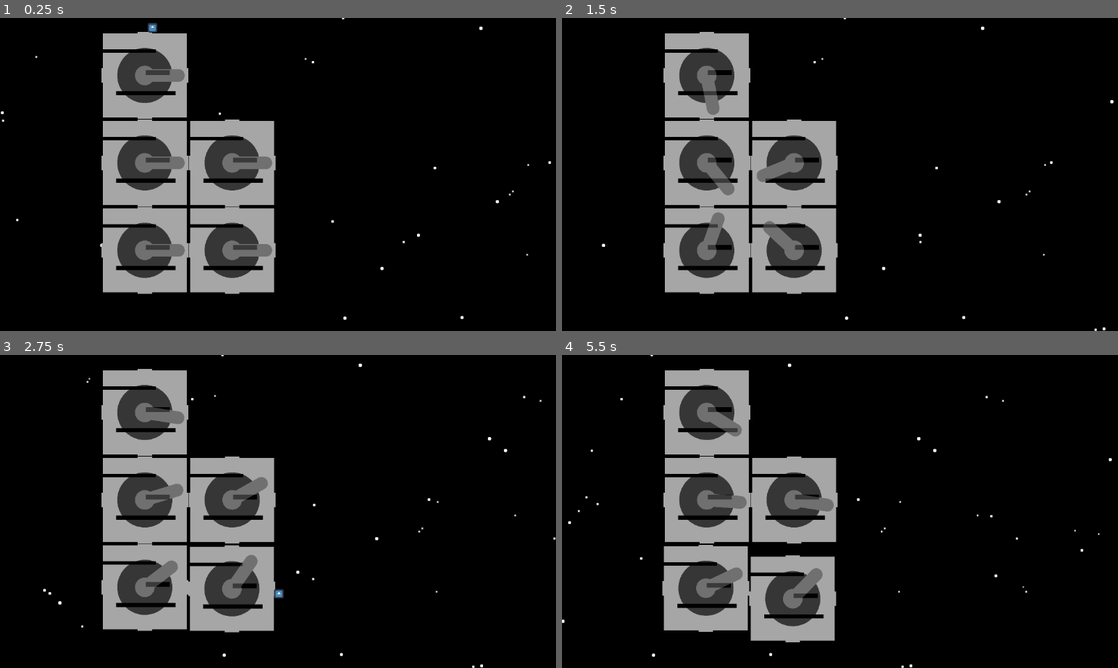
Above: before the commit, frames 1-4 (two rows, left to right).
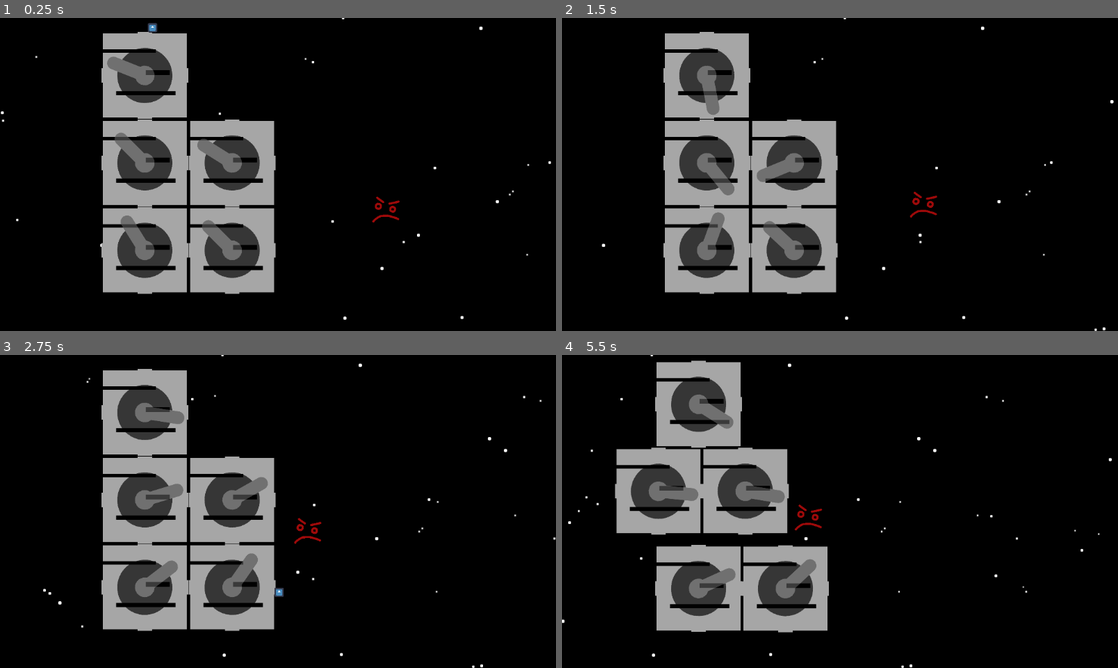
Above: after the commit, the same moments.

Repository: BreannaBre/GodotProject
Game: Godot game, scene res://scenes/main.tscn
Two runs of this game, one before a commit and one after it. Both use one fixed random seed, a clock stepped at 60 frames per second and the inputs below. The engine's default icon, where the game draws it, is replaced by a stand-in: a white triangle on a blue panel in a dark square.
Inputs (mouse positions are in pixels of both pictures, inside the frame that each line leads up to):
- Up to frame 1 (0.25 s): no input
- Up to frame 2 (1.5 s): move the mouse to (962, 158) at 0.52 s; hold D (Player1Right) from 0.53 s (still down); click (962, 158) at 0.67 s; tap Space (Player1Jump) at 0.77 s; move the mouse to (728, 190) at 1.27 s; click (728, 190) at 1.42 s
- Up to frame 3 (2.75 s): tap Space (Player1Jump) at 1.52 s; move the mouse to (333, 442) at 2.02 s; release D (Player1Right) at 2.03 s; hold A (Player1Left) from 2.03 s (still down); click (333, 442) at 2.17 s
- Up to frame 4 (5.5 s): move the mouse to (812, 574) at 2.77 s; release A (Player1Left) at 2.78 s; hold D (Player1Right) 2.78-4.28 s; click (812, 574) at 2.92 s; tap Space (Player1Jump) at 3.02, 3.77, 4.52 s; move the mouse to (1006, 558) at 3.52 s; click (1006, 558) at 3.67 s; move the mouse to (673, 464) at 4.27 s; hold A (Player1Left) 4.28-5.03 s; click (673, 464) at 4.42 s; move the mouse to (867, 511) at 5.02 s; hold D (Player1Right) from 5.03 s (still down); click (867, 511) at 5.17 s

The runs differ from the first frame. In frame 1, 2.3% of the frame differs, in the area x 19-72%, y 9-84%; in frame 2, 0.1%; in frame 3, 0.9%; in frame 4, 16%, in the area x 9-50%, y 1-92%.

Commit message:
added enemy, reworked classes and collisions

Diff:
--- a/project.godot
+++ b/project.godot
@@ -14,6 +14,14 @@
 run/main_scene="res://scenes/main.tscn"
 config/features=PackedStringArray("4.3", "Forward Plus")
 config/icon="res://assets/icon.svg"
+
+[debug]
+
+gdscript/warnings/untyped_declaration=1
+gdscript/warnings/unsafe_property_access=1
+gdscript/warnings/unsafe_method_access=1
+gdscript/warnings/unsafe_cast=1
+gdscript/warnings/unsafe_call_argument=1
 
 [display]
 
@@ -38,6 +46,14 @@
 ]
 }
 
+[layer_names]
+
+2d_physics/layer_2="player"
+2d_physics/layer_3="enemy"
+2d_physics/layer_4="room"
+2d_physics/layer_5="player bullet"
+2d_physics/layer_6="enemy bullet"
+
 [rendering]
 
 renderer/rendering_method="gl_compatibility"
--- /dev/null
+++ b/scenes/angry_face.tscn
@@ -0,0 +1,26 @@
+[gd_scene load_steps=4 format=3 uid="uid://ceklprmmr1v5j"]
+
+[ext_resource type="Script" path="res://src/angry_face.gd" id="1_gniqi"]
+[ext_resource type="Texture2D" uid="uid://btkcvrhgiuvsf" path="res://assets/angry_face.png" id="2_tbhhq"]
+
+[sub_resource type="CircleShape2D" id="CircleShape2D_tc5fp"]
+radius = 40.0
+
+[node name="AngryFace" type="Node2D"]
+z_index = 3
+z_as_relative = false
+script = ExtResource("1_gniqi")
+
+[node name="Body" type="RigidBody2D" parent="."]
+unique_name_in_owner = true
+collision_layer = 4
+collision_mask = 12
+gravity_scale = 0.0
+lock_rotation = true
+
+[node name="Sprite" type="Sprite2D" parent="Body"]
+scale = Vector2(0.4, 0.4)
+texture = ExtResource("2_tbhhq")
+
+[node name="Shape" type="CollisionShape2D" parent="Body"]
+shape = SubResource("CircleShape2D_tc5fp")
--- a/scenes/background.tscn
+++ b/scenes/background.tscn
@@ -5,6 +5,7 @@
 [ext_resource type="Texture2D" uid="uid://bh8k0gx1xne7o" path="res://assets/near_stars.svg" id="3_8laf4"]
 
 [node name="Node2DRenderSceneBuffersConfiguration" type="Node2D"]
+z_as_relative = false
 
 [node name="ParallaxBackground" type="ParallaxBackground" parent="."]
 
--- a/scenes/gun_room.tscn
+++ /dev/null
@@ -1,42 +0,0 @@
-[gd_scene load_steps=4 format=3 uid="uid://c7lenx8pu73ha"]
-
-[ext_resource type="Script" path="res://src/gun_room.gd" id="1_b3x7f"]
-[ext_resource type="Texture2D" uid="uid://do5a01jh2p73y" path="res://assets/gun_room_base.png" id="1_otucj"]
-[ext_resource type="Texture2D" uid="uid://b4gquuo3goj66" path="res://assets/gun_room_foreground.png" id="3_r8dnp"]
-
-[node name="Node2D" type="Node2D"]
-script = ExtResource("1_b3x7f")
-
-[node name="GunRoom" type="RigidBody2D" parent="."]
-z_index = 2
-gravity_scale = 0.0
-lock_rotation = true
-
-[node name="BottomLeftWall" type="CollisionPolygon2D" parent="GunRoom"]
-polygon = PackedVector2Array(-90, 15, -87, 15, -87, 87, -15, 87, -15, 90, -90, 90)
-
-[node name="BottomRightWall" type="CollisionPolygon2D" parent="GunRoom"]
-polygon = PackedVector2Array(15, 90, 15, 87, 87, 87, 87, 15, 90, 15, 90, 90)
-
-[node name="TopLeftWall" type="CollisionPolygon2D" parent="GunRoom"]
-polygon = PackedVector2Array(-90, -15, -87, -15, -87, -47, 23, -47, 23, -54, -87, -54, -87, -87, -15, -87, -15, -90, -90, -90)
-
-[node name="TopRightWall" type="CollisionPolygon2D" parent="GunRoom"]
-polygon = PackedVector2Array(15, -90, 15, -87, 87, -87, 87, -15, 90, -15, 90, -90)
-
-[node name="Platform1" type="CollisionPolygon2D" parent="GunRoom"]
-polygon = PackedVector2Array(2, -1, 51, -1, 51, -11, 2, -11)
-
-[node name="Platform2" type="CollisionPolygon2D" parent="GunRoom"]
-polygon = PackedVector2Array(-59, 33, -59, 40, 63, 40, 63, 33)
-
-[node name="GunRoomBase" type="Sprite2D" parent="GunRoom"]
-scale = Vector2(0.6, 0.6)
-texture = ExtResource("1_otucj")
-
-[node name="GunPicture" type="Sprite2D" parent="GunRoom"]
-unique_name_in_owner = true
-modulate = Color(1, 1, 1, 0.67451)
-z_index = 3
-scale = Vector2(0.6, 0.6)
-texture = ExtResource("3_r8dnp")
--- /dev/null
+++ b/scenes/gunnery.tscn
@@ -0,0 +1,47 @@
+[gd_scene load_steps=4 format=3 uid="uid://c7lenx8pu73ha"]
+
+[ext_resource type="Script" path="res://src/gunnery.gd" id="1_vrjmh"]
+[ext_resource type="Texture2D" uid="uid://do5a01jh2p73y" path="res://assets/gunnery_base.png" id="2_5mkbn"]
+[ext_resource type="Texture2D" uid="uid://b4gquuo3goj66" path="res://assets/gunnery_foreground.png" id="3_3h5ve"]
+
+[node name="Gunnery" type="Node2D"]
+script = ExtResource("1_vrjmh")
+
+[node name="Body" type="RigidBody2D" parent="."]
+unique_name_in_owner = true
+collision_layer = 8
+collision_mask = 12
+gravity_scale = 0.0
+lock_rotation = true
+
+[node name="BottomLeftWall" type="CollisionPolygon2D" parent="Body"]
+polygon = PackedVector2Array(-90, 15, -87, 15, -87, 87, -15, 87, -15, 90, -90, 90)
+
+[node name="BottomRightWall" type="CollisionPolygon2D" parent="Body"]
+polygon = PackedVector2Array(15, 90, 15, 87, 87, 87, 87, 15, 90, 15, 90, 90)
+
+[node name="TopLeftWall" type="CollisionPolygon2D" parent="Body"]
+polygon = PackedVector2Array(-90, -15, -87, -15, -87, -47, 23, -47, 23, -54, -87, -54, -87, -87, -15, -87, -15, -90, -90, -90)
+
+[node name="TopRightWall" type="CollisionPolygon2D" parent="Body"]
+polygon = PackedVector2Array(15, -90, 15, -87, 87, -87, 87, -15, 90, -15, 90, -90)
+
+[node name="Platform1" type="CollisionPolygon2D" parent="Body"]
+polygon = PackedVector2Array(2, -1, 51, -1, 51, -11, 2, -11)
+
+[node name="Platform2" type="CollisionPolygon2D" parent="Body"]
+polygon = PackedVector2Array(-59, 33, -59, 40, 63, 40, 63, 33)
+
+[node name="GunneryBase" type="Sprite2D" parent="Body"]
+z_index = 2
+z_as_relative = false
+scale = Vector2(0.6, 0.6)
+texture = ExtResource("2_5mkbn")
+
+[node name="GunPicture" type="Sprite2D" parent="Body"]
+unique_name_in_owner = true
+modulate = Color(1, 1, 1, 0.67451)
+z_index = 5
+z_as_relative = false
+scale = Vector2(0.6, 0.6)
+texture = ExtResource("3_3h5ve")
--- a/scenes/keyboard_player.tscn
+++ b/scenes/keyboard_player.tscn
@@ -9,6 +9,9 @@
 
 [node name="KeyboardPlayer" type="CharacterBody2D"]
 z_index = 4
+z_as_relative = false
+collision_layer = 2
+collision_mask = 8
 script = ExtResource("1_vrr3s")
 
 [node name="PlayerCollision" type="CollisionShape2D" parent="."]
--- a/scenes/main.tscn
+++ b/scenes/main.tscn
@@ -11,7 +11,3 @@
 position = Vector2(316, 15)
 
 [node name="Node2DRenderSceneBuffersConfiguration" parent="." instance=ExtResource("2_o17ss")]
-position = Vector2(703, 1634)
-
-[node name="RoomsNode" type="Node" parent="."]
-unique_name_in_owner = true
--- /dev/null
+++ b/src/angry_face.gd
@@ -0,0 +1,41 @@
+class_name AngryFace
+extends Enemy
+
+var body: RigidBody2D
+const ACCEL := 50
+const SPEED := 10000
+const TURN := 60
+
+# Called when the node enters the scene tree for the first time.
+func _ready() -> void:
+	var body_unsafe := get_node("%Body")
+	assert(body_unsafe is RigidBody2D, "Somebody's been mucking with the angry face nodes")
+	body = body_unsafe as RigidBody2D
+
+func _physics_process(_delta: float) -> void:
+	if sleep:
+		return
+
+	# I would comment what this code does, but honestly vector math confuses me.
+	# A lot of this was written through guess-and-check lol.
+	var speed := body.linear_velocity.length_squared()
+	var target_angle := body.linear_velocity.angle_to(target - body.position)
+	var heading := body.linear_velocity.normalized()
+	var force := Vector2(0,0)
+
+	if speed > SPEED+20:
+		force -= heading * ACCEL
+	elif speed < SPEED-20:
+		force += (target - body.position).normalized() * ACCEL
+
+	# Force applied at a quarter turn from the direction of movement doesn't
+	# change speed, only angle.
+	if target_angle < -0.2:
+		force += heading.rotated(-0.5 * PI) * TURN
+	elif target_angle > 0.2:
+		force += heading.rotated(0.5 * PI) * TURN
+
+	body.apply_central_force(force)
+
+func set_pos(new_pos: Vector2) -> void:
+	body.transform.origin = new_pos
--- /dev/null
+++ b/src/enemy.gd
@@ -0,0 +1,14 @@
+class_name Enemy
+extends Node2D
+
+var target := Vector2(0,0)
+var sleep := true
+
+func set_target(new_target: Vector2) -> void:
+	target = new_target
+
+func set_sleep(new_sleep: bool) -> void:
+	sleep = new_sleep
+
+func set_pos(_new_pos: Vector2) -> void:
+	pass
--- a/src/gun_room.gd
+++ /dev/null
@@ -1,19 +0,0 @@
-class_name GunRoom
-extends Node2D
-
-
-var gun_picture:Sprite2D
-const GUN_SCALE := Vector2(0.6, 0.6)
-
-
-func _ready() -> void:
-	gun_picture = get_node("%GunPicture")
-
-func _process(_delta: float) -> void:
-	pass
-
-func train(rotation: float) -> void:
-	gun_picture.transform = Transform2D(rotation, GUN_SCALE, 0, Vector2(0,0))
-
-func fire(rotation: float) -> void:
-	gun_picture.transform = Transform2D(rotation, GUN_SCALE, 0, Vector2(0,0))
--- /dev/null
+++ b/src/gunnery.gd
@@ -0,0 +1,23 @@
+class_name Gunnery
+extends Room
+
+var gun_picture: Sprite2D
+var body: RigidBody2D
+const GUN_SCALE := Vector2(0.6, 0.6)
+
+func _ready() -> void:
+	var gun_picture_unsafe := get_node("%GunPicture")
+	assert(gun_picture_unsafe is Sprite2D, "Somebody's been mucking with the gunnery nodes")
+	gun_picture = gun_picture_unsafe as Sprite2D
+	var body_unsafe := get_node("%Body")
+	assert(body_unsafe is RigidBody2D, "Somebody's been mucking with the gunnery nodes")
+	body = body_unsafe as RigidBody2D
+
+func _process(_delta: float) -> void:
+	if sleep:
+		return
+	var new_rotation := body.transform.origin.angle_to_point(target)
+	gun_picture.transform = Transform2D(new_rotation, GUN_SCALE, 0, Vector2(0,0))
+
+func set_pos(new_pos: Vector2) -> void:
+	body.transform.origin = new_pos
--- a/src/main.gd
+++ b/src/main.gd
@@ -1,30 +1,45 @@
 extends Node2D
 
-const GUN_ROOM_SCENE := preload("res://scenes/gun_room.tscn")
-var rooms: Node
+const GUNNERY_SCENE := preload("res://scenes/gunnery.tscn")
+var rooms: Array[Room] = []
+const ANGRY_FACE_SCENE := preload("res://scenes/angry_face.tscn")
+var enemies: Array[Enemy] = []
 
 # Called when the node enters the scene tree for the first time.
 func _ready() -> void:
-	rooms = get_node("%RoomsNode")
-	add_room(GUN_ROOM_SCENE, Vector2(300,300))
-	add_room(GUN_ROOM_SCENE, Vector2(300+181,300))
-	add_room(GUN_ROOM_SCENE, Vector2(300+181,300+181))
-	add_room(GUN_ROOM_SCENE, Vector2(300,300+181))
-	add_room(GUN_ROOM_SCENE, Vector2(300,300-181))
+	add_room(GUNNERY_SCENE, Vector2(300,300)).set_sleep(false)
+	add_room(GUNNERY_SCENE, Vector2(300+181,300)).set_sleep(false)
+	add_room(GUNNERY_SCENE, Vector2(300+181,300+181)).set_sleep(false)
+	add_room(GUNNERY_SCENE, Vector2(300,300+181)).set_sleep(false)
+	add_room(GUNNERY_SCENE, Vector2(300,300-181)).set_sleep(false)
+	var new_enemy := add_enemy(ANGRY_FACE_SCENE, Vector2(800, 400))
+	new_enemy.set_target(Vector2(300,300))
+	new_enemy.set_sleep(false)
 
-# Called every frame. 'delta' is the elapsed time since the previous frame.
-func _process(_delta: float) -> void:
-	pass
+func _input(event: InputEvent) -> void:
+	if event is InputEventMouseButton:
+		var click_event := event as InputEventMouseButton
+		for room in rooms:
+			room.fire(click_event.position)
+	elif event is InputEventMouseMotion:
+		var motion_event := event as InputEventMouseMotion
+		for room in rooms:
+			room.set_target(motion_event.position)
 
-func _input(event: InputEvent):
-	if event is InputEventMouseButton:
-		for room in rooms.get_children():
-			room.fire(room.transform.origin.angle_to_point(event.position))
-	elif event is InputEventMouseMotion:
-		for room in rooms.get_children():
-			room.train(room.transform.origin.angle_to_point(event.position))
+func add_room(room: PackedScene, coords: Vector2) -> Room:
+	var new_node := room.instantiate()
+	assert(new_node is Room, "woah woah woah buddy, only add *rooms* please")
+	var new_room := new_node as Room
+	add_child(new_room)
+	new_room.set_pos(coords)
+	rooms.append(new_room)
+	return new_room
 
-func add_room(room: PackedScene, coords: Vector2) -> void:
-	var new_room:Node2D = room.instantiate()
-	new_room.transform.origin = coords
-	rooms.add_child(new_room)
+func add_enemy(enemy: PackedScene, coords: Vector2) -> Enemy:
+	var new_node := enemy.instantiate()
+	assert(new_node is Enemy, "woah woah woah buddy, only add *enemies* please")
+	var new_enemy := new_node as Enemy
+	add_child(new_enemy)
+	new_enemy.set_pos(coords)
+	enemies.append(new_enemy)
+	return new_enemy
--- /dev/null
+++ b/src/room.gd
@@ -0,0 +1,17 @@
+class_name Room
+extends Node2D
+
+var target := Vector2(0,0)
+var sleep := true
+
+func set_target(new_target: Vector2) -> void:
+	target = new_target
+
+func set_sleep(new_sleep: bool) -> void:
+	sleep = new_sleep
+
+func set_pos(_new_pos: Vector2) -> void:
+	pass
+
+func fire(_new_target: Vector2) -> void:
+	pass
Binary file added: assets/angry_face.png
Not shown, changed: assets/angry_face.png.import
Renamed: assets/gun_room_base.png -> assets/gunnery_base.png
Not shown, added: assets/gunnery_base.png.import
Renamed: assets/gun_room_foreground.png -> assets/gunnery_foreground.png
Not shown, changed: assets/gunnery_foreground.png.import
Not shown, changed: style_guide.txt
